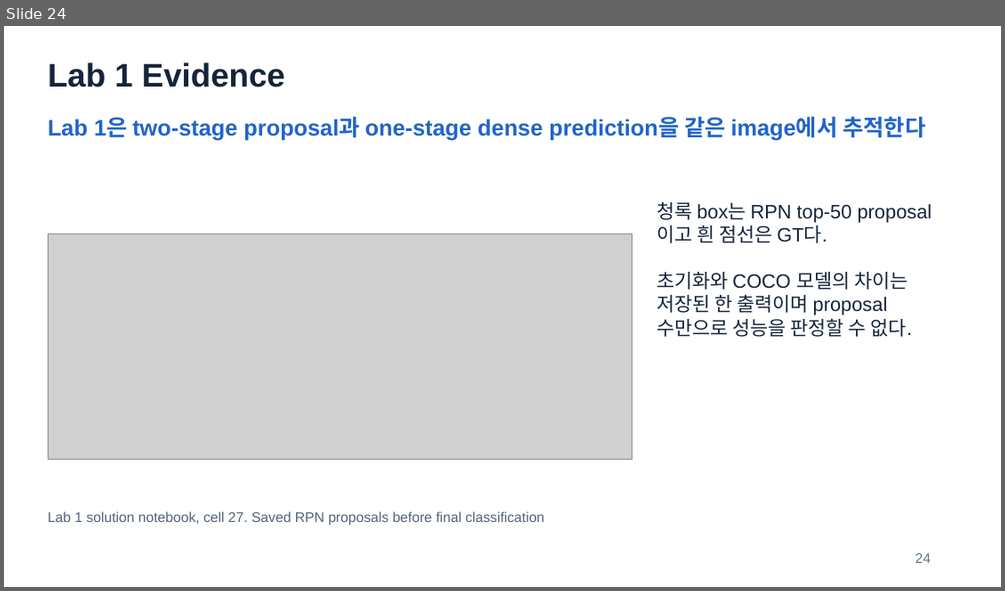
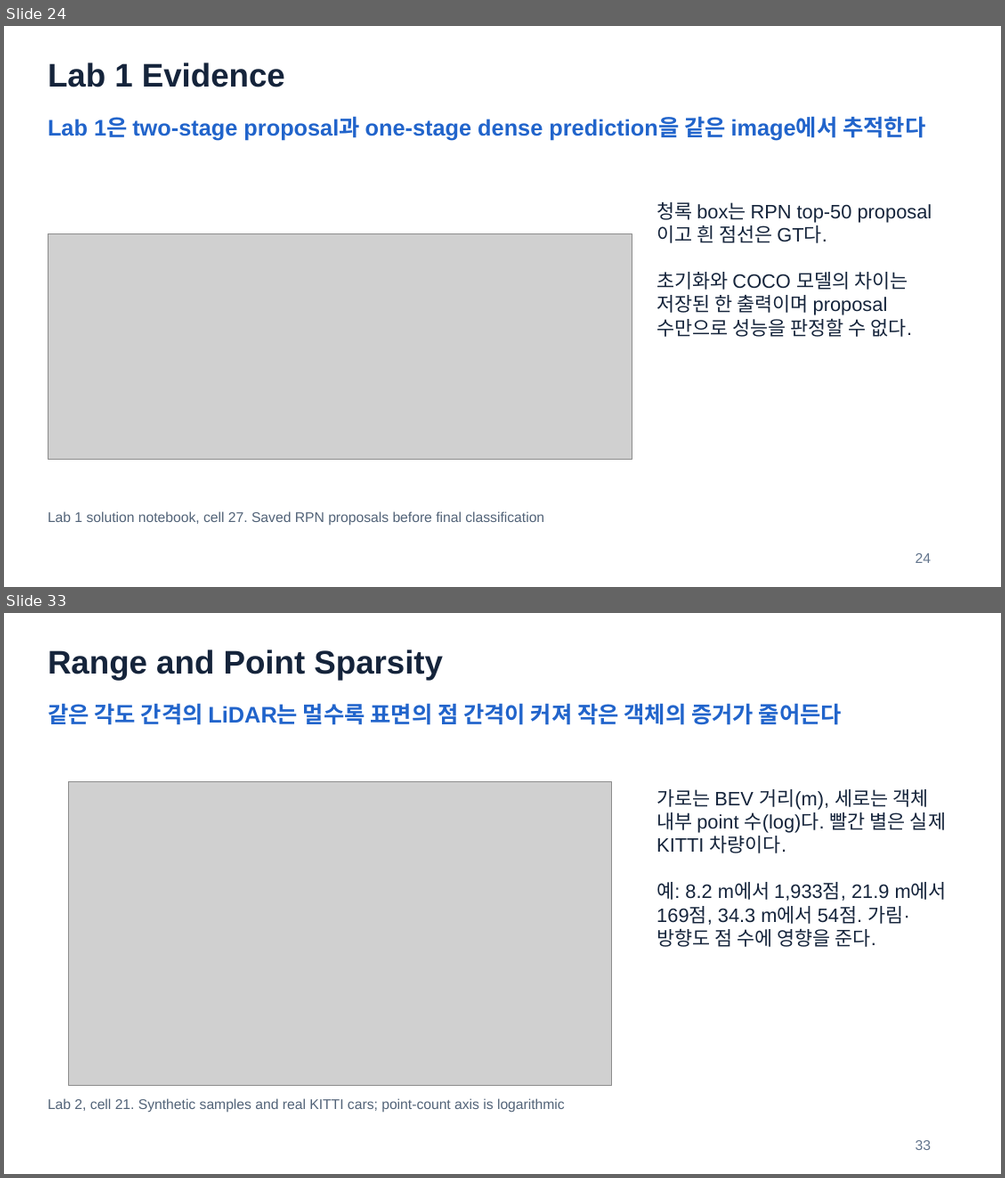
Before and after one commit to HyeonWooNa0861/HyeonWooNa0861.github.io, a slide deck: assets/presentations/study/autonomous-driving/adc-midterm-review-slides.pptx. Shown one above the other, each under a label of ours: slide 24 before the commit, slides 24 and 33 after it; the slides between them are not shown. The pictures are 1005x591 and 1005x1178 pixels, drawn with LibreOffice and Linux fonts; fonts in the diff are those of the drawing; grey boxes stand for pictures. Boxes give left, top, right and bottom in pixels: in the first picture for what was removed or moved away, otherwise in the second. Text is boxed around its words. In the diff, an @@ line names an element or a change of style, - is before the commit and + after.

```diff
--- a/assets/presentations/study/autonomous-driving/adc-midterm-review-slides.pptx
+++ b/assets/presentations/study/autonomous-driving/adc-midterm-review-slides.pptx
@@ slide 33 added at (x1=4, y1=613, x2=1001, y2=1174), background #FFFFFF @@
@@ text added at (x1=48, y1=649, x2=443, y2=680), 31.5 pt, text #15243B, bold @@
+Range and Point Sparsity
@@ text added at (x1=48, y1=703, x2=841, y2=725), 21.8 pt, text #2164CB, bold @@
+같은 각도 간격의 LiDAR는 멀수록 표면의 점 간격이 커져 작은 객체의 증거가 줄어든다
@@ picture added at (x1=68, y1=781, x2=611, y2=1085) @@
@@ text added at (x1=656, y1=789, x2=947, y2=947), 18.8 pt, text #15243B @@
+가로는 BEV 거리(m), 세로는 객체 내부 point 수(log)다. 빨간 별은 실제 KITTI 차량이다.
+예: 8.2 m에서 1,933점, 21.9 m에서 169점, 34.3 m에서 54점. 가림·방향도 점 수에 영향을 준다.
@@ text added at (x1=48, y1=1098, x2=565, y2=1112), 13.5 pt, text #526378 @@
+Lab 2, cell 21. Synthetic samples and real KITTI cars; point-count axis is logarithmic
@@ text added at (x1=915, y1=1140, x2=930, y2=1150), 13.5 pt, text #62748C @@
+33
```
Also in this commit, not shown: 2 slides changed, 10 other slides added, 2 other files.
